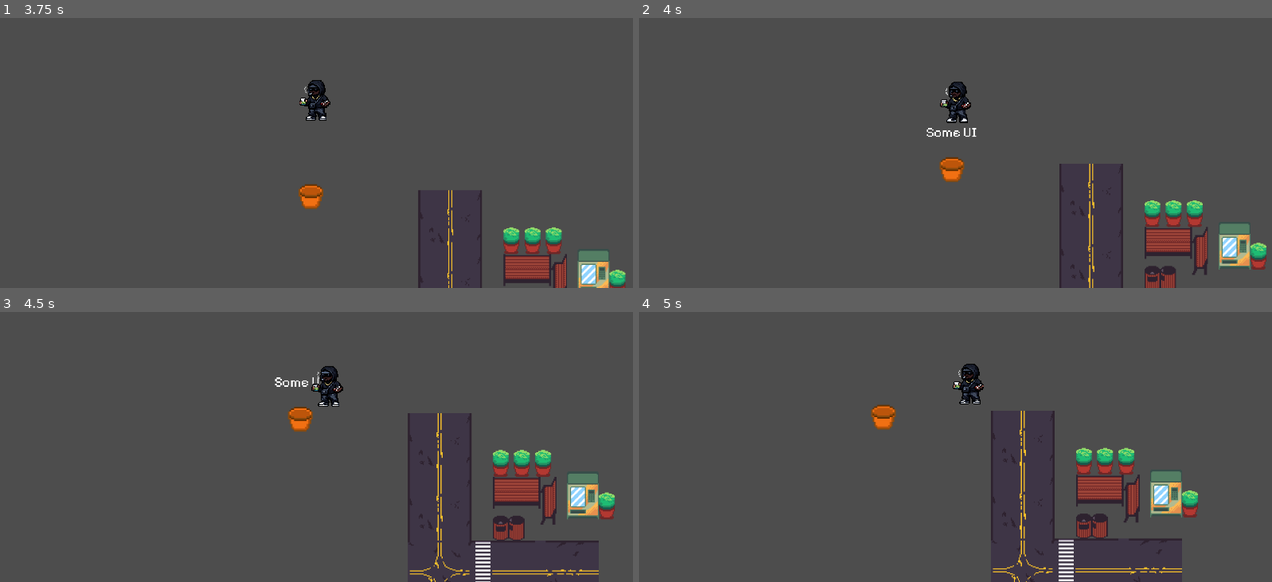
Above: before the commit, frames 1-4 (two rows, left to right).
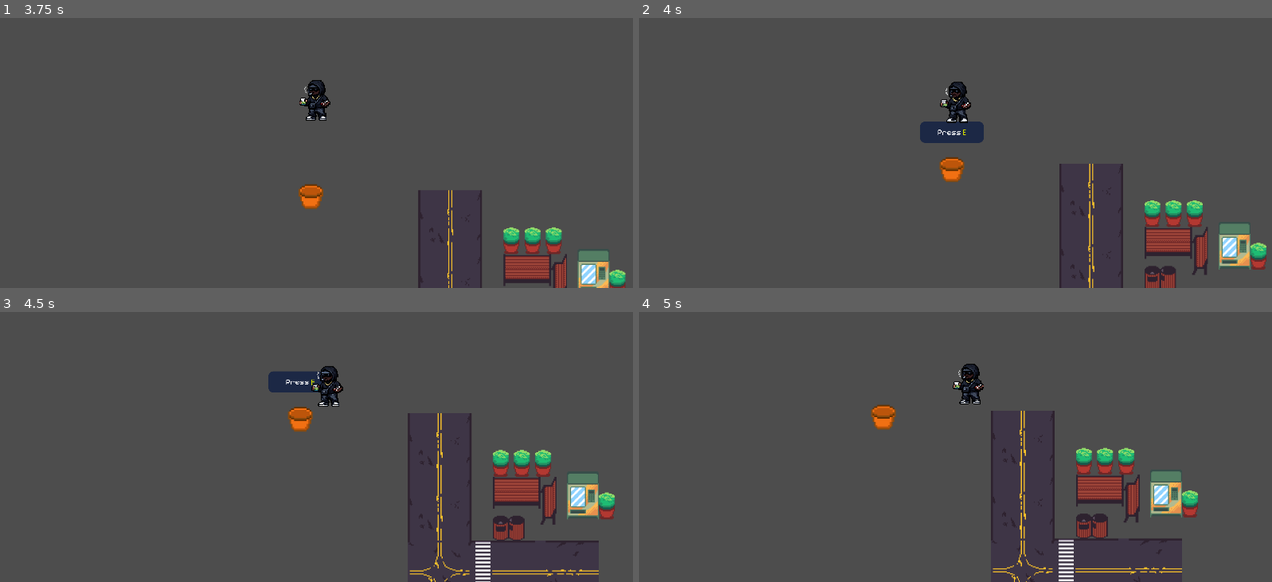
Above: after the commit, the same moments.

Repository: Magical-Schedule/magical-schedule
Game: Godot game, scene res://scenes/scene1.tscn
Same seed, same stepped clock (60 frames per second), same inputs: the game is played once before the commit and once after it. This scene is started directly instead of the project's main scene.
Inputs:
- Up to frame 1 (3.75 s): tap Enter at 0.5 s; hold W (move_up) 0.53-2.03 s; hold A (move_left) 2.03-3.53 s; hold S (move_down) from 3.53 s (still down)
- Up to frame 2 (4 s): keep holding S (move_down)
- Up to frame 3 (4.5 s): release S (move_down) at 4.28 s; hold D (move_right) from 4.28 s (still down)
- Up to frame 4 (5 s): keep holding D (move_right)

Frame 1 is identical in both runs. In frame 2, 0.8% of the frame differs, in the area x 44-55%, y 38-47%; in frame 3, 0.6%; in frame 4, nothing differs.

Commit message:
changed style of UI that pops up when in proximity

Diff:
--- a/scenes/objects/WorldObject/WorldObject.tscn
+++ b/scenes/objects/WorldObject/WorldObject.tscn
@@ -7,9 +7,20 @@
 [sub_resource type="CircleShape2D" id="CircleShape2D_4efhx"]
 radius = 182.01099
 
+[sub_resource type="StyleBoxFlat" id="StyleBoxFlat_emgmv"]
+bg_color = Color(0.11070001, 0.155835, 0.27, 1)
+corner_radius_top_left = 15
+corner_radius_top_right = 15
+corner_radius_bottom_right = 15
+corner_radius_bottom_left = 15
+
 [sub_resource type="LabelSettings" id="LabelSettings_rtrb0"]
 font = ExtResource("3_r6vbj")
-font_size = 42
+font_size = 25
+
+[sub_resource type="LabelSettings" id="LabelSettings_emgmv"]
+font_size = 23
+font_color = Color(0.81700003, 0.86, 0, 1)
 
 [sub_resource type="RectangleShape2D" id="RectangleShape2D_emgmv"]
 size = Vector2(74, 80)
@@ -34,22 +45,47 @@
 anchor_top = 0.5
 anchor_right = 0.5
 anchor_bottom = 0.5
-offset_left = -76.0
-offset_top = -147.0
-offset_right = 76.0
-offset_bottom = -76.0
+offset_left = -96.0
+offset_top = -144.0
+offset_right = 96.0
+offset_bottom = -80.0
 grow_horizontal = 2
 grow_vertical = 2
 
-[node name="Label" type="Label" parent="UI"]
+[node name="Panel" type="Panel" parent="UI"]
+layout_mode = 1
+anchors_preset = 15
+anchor_right = 1.0
+anchor_bottom = 1.0
+grow_horizontal = 2
+grow_vertical = 2
+theme_override_styles/panel = SubResource("StyleBoxFlat_emgmv")
+
+[node name="CenterContainer" type="CenterContainer" parent="UI/Panel"]
+layout_mode = 1
+anchors_preset = 15
+anchor_right = 1.0
+anchor_bottom = 1.0
+grow_horizontal = 2
+grow_vertical = 2
+
+[node name="HBoxContainer" type="HBoxContainer" parent="UI/Panel/CenterContainer"]
+layout_direction = 2
+layout_mode = 2
+
+[node name="Label" type="Label" parent="UI/Panel/CenterContainer/HBoxContainer"]
 texture_filter = 1
-layout_mode = 0
-offset_left = -2.0
-offset_top = 10.0
-offset_right = 152.0
-offset_bottom = 61.0
-text = "Some UI"
+layout_mode = 2
+text = "Press"
 label_settings = SubResource("LabelSettings_rtrb0")
+horizontal_alignment = 1
+vertical_alignment = 1
+
+[node name="Label2" type="Label" parent="UI/Panel/CenterContainer/HBoxContainer"]
+texture_filter = 1
+layout_mode = 2
+text = "E"
+label_settings = SubResource("LabelSettings_emgmv")
 horizontal_alignment = 1
 vertical_alignment = 1
 
Not shown: 1 places in scenes/objects/WorldObject/WorldObject.tscn that only renumber resources
